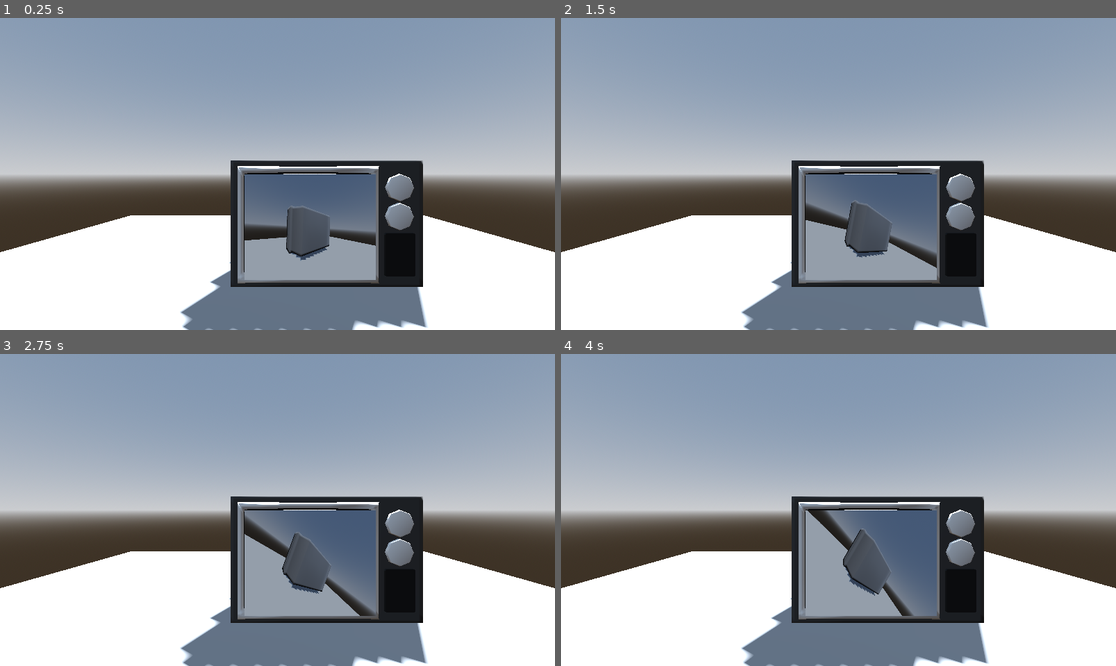
Above: before the commit, frames 1-4 (two rows, left to right).
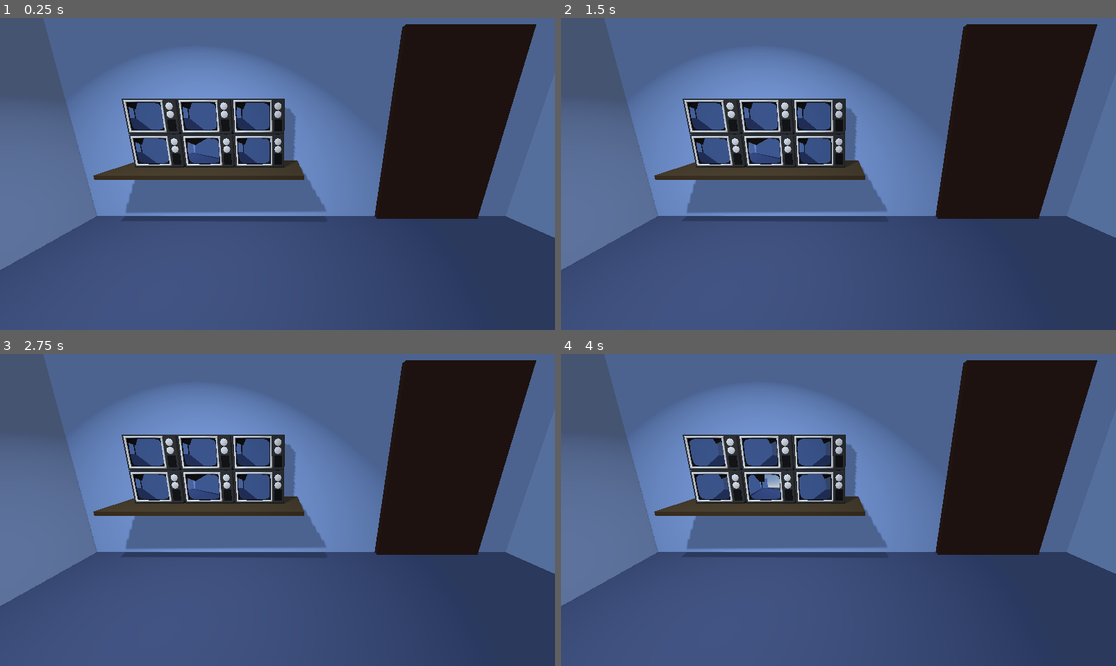
Above: after the commit, the same moments.

Repository: brandtware/halloweenJam2025
Game: Godot game, scene res://watchroom.tscn
The game is run twice, just before and just after one commit, with the same random seed, the same clock (stepped at 60 frames per second) and the same inputs.
Inputs:
- Up to frame 1 (0.25 s): no input
- Up to frame 2 (1.5 s): no input
- Up to frame 3 (2.75 s): no input
- Up to frame 4 (4 s): no input

The runs differ from the first frame. In frame 1, 97% of the frame differs, in the area x 0-100%, y 0-100%; in frame 2, 98%; in frame 3, 98%; in frame 4, 98%.

Commit message:
watchroom

Diff:
--- /dev/null
+++ b/TV_screen.tscn
@@ -0,0 +1,27 @@
+[gd_scene load_steps=3 format=3 uid="uid://bnysj8njskxl2"]
+
+[ext_resource type="Script" uid="uid://0b4y2qo7no1h" path="res://tv_screen.gd" id="1_tu7q1"]
+
+[sub_resource type="PlaneMesh" id="PlaneMesh_4ws4d"]
+
+[node name="TV_Screen" type="MeshInstance3D"]
+transform = Transform3D(0.5069749, 0, 0, 0, -4.371139e-08, -0.40621996, 0, 1, -1.7756438e-08, 0, 0, 0)
+mesh = SubResource("PlaneMesh_4ws4d")
+script = ExtResource("1_tu7q1")
+
+[node name="SubViewport" type="SubViewport" parent="."]
+handle_input_locally = false
+size = Vector2i(1152, 642)
+render_target_update_mode = 4
+
+[node name="CameraView1" type="Camera3D" parent="SubViewport"]
+transform = Transform3D(-0.7741717, 0, 0.63297564, 0, 1, 0, -0.63297564, 0, -0.7741717, 1.653646, 0.680925, -1.463737)
+current = true
+
+[node name="CameraView2" type="Camera3D" parent="SubViewport"]
+transform = Transform3D(-0.71419185, 0, -0.69995004, 0, 1, 0, 0.69995004, 0, -0.71419185, -1.530601, 0.680925, -1.463737)
+
+[node name="DirectionalLight3D2" type="DirectionalLight3D" parent="SubViewport"]
+transform = Transform3D(-0.8660254, -0.43301278, 0.25, 0, 0.49999997, 0.86602545, -0.50000006, 0.75, -0.43301266, 0, 0, 0)
+visible = false
+shadow_enabled = true
--- /dev/null
+++ b/tv.tscn
@@ -0,0 +1,12 @@
+[gd_scene load_steps=3 format=3 uid="uid://doqnwis60r50t"]
+
+[ext_resource type="PackedScene" uid="uid://bhpf0mlon82xe" path="res://old tv_wo_screen.glb" id="1_06tmt"]
+[ext_resource type="PackedScene" uid="uid://bnysj8njskxl2" path="res://TV_screen.tscn" id="2_rlxh4"]
+
+[node name="TV" type="Node3D"]
+
+[node name="old tv_wo_screen" parent="." instance=ExtResource("1_06tmt")]
+transform = Transform3D(0.5, 0, 0, 0, 0.5, 0, 0, 0, 0.5, 0, 0, 0)
+
+[node name="TV_Screen" parent="." instance=ExtResource("2_rlxh4")]
+transform = Transform3D(0.5069749, 0, 0, 0, -4.371139e-08, -0.40621996, 0, 1, -1.7756438e-08, -0.21632051, 0, 0.47006303)
--- /dev/null
+++ b/tv_screen.gd
@@ -0,0 +1,18 @@
+extends MeshInstance3D
+
+var time_passed : float
+
+func _ready():
+	var mat := StandardMaterial3D.new()
+	mat.albedo_texture = $SubViewport.get_texture()
+	set_surface_override_material(0, mat)
+
+func _process(delta: float) -> void:
+	time_passed += delta
+	#print_debug(time_passed)
+	var activeCam: int = time_passed/3
+	if (activeCam % 2 == 1):
+		$SubViewport/CameraView1.make_current()
+	else:
+		$SubViewport/CameraView2.make_current()
+	#$SubViewport/CameraView1.rotation_degrees += Vector3 (0.0, 0.0, 10.0) * delta
--- a/watchroom.gd
+++ b/watchroom.gd
@@ -1,10 +1 @@
 extends Node3D
-
-func _ready():
-	var mat := StandardMaterial3D.new()
-	mat.albedo_texture = $Mesh3D/SubViewport.get_texture()
-	$Mesh3D.set_surface_override_material(0, mat)
-
-
-func _process(delta: float) -> void:
-	$Mesh3D/SubViewport/Camera3D2.rotation_degrees += Vector3 (0.0, 0.0, 10.0) * delta
--- a/watchroom.tscn
+++ b/watchroom.tscn
@@ -1,7 +1,7 @@
-[gd_scene load_steps=7 format=3 uid="uid://i6inlj4yhv7o"]
+[gd_scene load_steps=10 format=3 uid="uid://i6inlj4yhv7o"]
 
 [ext_resource type="Script" uid="uid://o2eh7grb4kte" path="res://watchroom.gd" id="1_1hxqw"]
-[ext_resource type="PackedScene" uid="uid://eodivk6dpf32" path="res://old tv.glb" id="1_6duup"]
+[ext_resource type="PackedScene" uid="uid://doqnwis60r50t" path="res://tv.tscn" id="2_1hxqw"]
 
 [sub_resource type="ProceduralSkyMaterial" id="ProceduralSkyMaterial_1hxqw"]
 sky_horizon_color = Color(0.66224277, 0.6717428, 0.6867428, 1)
@@ -15,7 +15,17 @@
 sky = SubResource("Sky_4ws4d")
 tonemap_mode = 2
 
-[sub_resource type="PlaneMesh" id="PlaneMesh_4ws4d"]
+[sub_resource type="StandardMaterial3D" id="StandardMaterial3D_1hxqw"]
+albedo_color = Color(0.281015, 0.21642557, 0.123957984, 1)
+
+[sub_resource type="StandardMaterial3D" id="StandardMaterial3D_4ws4d"]
+albedo_color = Color(0.54507536, 0.64435774, 0.8285864, 1)
+
+[sub_resource type="StandardMaterial3D" id="StandardMaterial3D_m20eu"]
+albedo_color = Color(0.22223902, 0.11137361, 0.044436052, 1)
+
+[sub_resource type="StandardMaterial3D" id="StandardMaterial3D_qqrra"]
+albedo_color = Color(0.27047417, 0.30305916, 0.4064536, 1)
 
 [node name="Watchroom" type="Node3D"]
 script = ExtResource("1_1hxqw")
@@ -23,35 +33,72 @@
 [node name="WorldEnvironment" type="WorldEnvironment" parent="."]
 environment = SubResource("Environment_m20eu")
 
-[node name="DirectionalLight3D" type="DirectionalLight3D" parent="."]
-transform = Transform3D(-0.8660254, -0.43301278, 0.25, 0, 0.49999997, 0.86602545, -0.50000006, 0.75, -0.43301266, 0, 0, 0)
-shadow_enabled = true
+[node name="Tisch" type="CSGBox3D" parent="."]
+transform = Transform3D(6.7200003, 0, 0, 0, 0.11999996, 0, 0, 0, 5.04, 0.38882813, 2.3224974, -1.1124821)
+size = Vector3(0.88427734, 1, 1)
+material = SubResource("StandardMaterial3D_1hxqw")
 
-[node name="CSGBox3D" type="CSGBox3D" parent="."]
-transform = Transform3D(6.7200003, 0, 0, 0, 0.11999996, 0, 0, 0, 5.04, 0, 0, 0)
+[node name="Waende" type="Node3D" parent="."]
 
-[node name="old tv3" parent="." instance=ExtResource("1_6duup")]
-transform = Transform3D(0.5, 0, 0, 0, 0.5, 0, 0, 0, 0.5, 0.44420493, 0.60060334, -0.034903288)
+[node name="RechteWand" type="CSGBox3D" parent="Waende"]
+transform = Transform3D(-2.3168275e-07, 0.08710243, -6.611932e-07, 0, -3.807368e-09, -15.126337, -5.3002834, -3.807368e-09, 2.8901672e-14, 11.965126, 0, -0.6553111)
+size = Vector3(2.425293, 1, 1)
+material = SubResource("StandardMaterial3D_4ws4d")
 
-[node name="Mesh3D" type="MeshInstance3D" parent="."]
-transform = Transform3D(0.5069749, 0, 0, 0, -4.371139e-08, -0.40621996, 0, 1, -1.7756438e-08, 0.25155836, 0.59959495, 0.57556474)
-mesh = SubResource("PlaneMesh_4ws4d")
+[node name="Rueckwand" type="CSGBox3D" parent="Waende"]
+transform = Transform3D(7.967283, 0, 0, 0, -5.245366e-09, -15.126339, 0, 0.119999975, -6.611933e-07, 2.9406676, 0, -0.6553111)
+size = Vector3(2.425293, 1, 1)
+material = SubResource("StandardMaterial3D_4ws4d")
 
-[node name="SubViewport" type="SubViewport" parent="Mesh3D"]
-handle_input_locally = false
-size = Vector2i(1152, 642)
-render_target_update_mode = 4
+[node name="Tuer" type="CSGBox3D" parent="Waende"]
+transform = Transform3D(1.6462883, 0, 0, 0, -2.444093e-08, -15.126432, 0, 0.5591408, -6.6120083e-07, 8.571738, 0.70156395, -0.65531164)
+size = Vector3(2.425293, 1, 0.79345703)
+material = SubResource("StandardMaterial3D_m20eu")
 
-[node name="Camera3D2" type="Camera3D" parent="Mesh3D/SubViewport"]
-transform = Transform3D(-0.7741717, 0, 0.63297564, 0, 1, 0, -0.63297564, 0, -0.7741717, 1.653646, 0.680925, -1.463737)
+[node name="LinkeWand" type="CSGBox3D" parent="Waende"]
+transform = Transform3D(-2.3168275e-07, 0.08710243, -6.611932e-07, 0, -3.807368e-09, -15.126337, -5.3002834, -3.807368e-09, 2.8901672e-14, -4.7959666, 0, -0.6553111)
+size = Vector3(2.425293, 1, 1)
+material = SubResource("StandardMaterial3D_4ws4d")
 
-[node name="DirectionalLight3D2" type="DirectionalLight3D" parent="Mesh3D/SubViewport"]
-transform = Transform3D(-0.8660254, -0.43301278, 0.25, 0, 0.49999997, 0.86602545, -0.50000006, 0.75, -0.43301266, 0, 0, 0)
-shadow_enabled = true
-
-[node name="CSGPolygon3D" type="CSGPolygon3D" parent="Mesh3D/SubViewport"]
-transform = Transform3D(1, 0, 0, 0, 1, 0, 0, 0, 1, -1.4275666, 0.30847007, 0.74449766)
-visible = false
+[node name="Boden" type="CSGBox3D" parent="Waende"]
+transform = Transform3D(7.889576, 0, 0, 0, 0.11999996, 0, 0, 0, 15.126337, 3.426169, 0, 0)
+size = Vector3(2.425293, 1, 1)
+material = SubResource("StandardMaterial3D_qqrra")
 
 [node name="Camera3D" type="Camera3D" parent="."]
-transform = Transform3D(1, 0, 0, 0, 1, 0, 0, 0, 1, 0, 1.0074849, 2.1384606)
+transform = Transform3D(1, 0, 0, 0, 0.96090007, 0.2768954, 0, -0.2768954, 0.96090007, 2.611857, 4.010255, 6.8982797)
+
+[node name="TV_Level1" parent="." instance=ExtResource("2_1hxqw")]
+transform = Transform3D(1, 0, 0, 0, 1, 0, 0, 0, 1, 2.074644, 2.919125, 0.0059137344)
+
+[node name="TV_Level2" parent="." instance=ExtResource("2_1hxqw")]
+transform = Transform3D(1, 0, 0, 0, 1, 0, 0, 0, 1, 0.4589926, 2.919125, 0)
+
+[node name="CameraView1" parent="TV_Level2/TV_Screen/SubViewport" index="0"]
+transform = Transform3D(-0.022076666, 0, -0.9997562, 0, 1, 0, 0.9997562, 0, -0.022076666, -1.7464283, 0.680925, 1.0623577)
+
+[node name="CameraView2" parent="TV_Level2/TV_Screen/SubViewport" index="1"]
+transform = Transform3D(0.8446272, 0, 0.535355, 0, 1, 0, -0.535355, 0, 0.8446272, 2.0640268, 0.680925, 1.6690974)
+
+[node name="TV_Level3" parent="." instance=ExtResource("2_1hxqw")]
+transform = Transform3D(1, 0, 0, 0, 1, 0, 0, 0, 1, -1.1716653, 2.919125, 0)
+
+[node name="TV_Level4" parent="." instance=ExtResource("2_1hxqw")]
+transform = Transform3D(1, 0, 0, 0, 1, 0, 0, 0, 1, 2.074644, 3.975881, 0.0059137344)
+
+[node name="TV_Level5" parent="." instance=ExtResource("2_1hxqw")]
+transform = Transform3D(1, 0, 0, 0, 1, 0, 0, 0, 1, 0.4589926, 3.975881, 0)
+
+[node name="TV_Level6" parent="." instance=ExtResource("2_1hxqw")]
+transform = Transform3D(1, 0, 0, 0, 1, 0, 0, 0, 1, -1.1716653, 3.975881, 0)
+
+[node name="SpotLight3D" type="SpotLight3D" parent="."]
+transform = Transform3D(1, 0, 0, 0, 0.49999997, 0.86602545, 0, -0.86602545, 0.49999997, 0, 8, 6)
+shadow_enabled = true
+spot_range = 20.0
+
+[editable path="TV_Level2"]
+[editable path="TV_Level2/TV_Screen"]
+[editable path="TV_Level3"]
+[editable path="TV_Level5"]
+[editable path="TV_Level6"]
Binary file added: old tv_wo_screen.glb
Not shown, added: old tv_wo_screen.glb.import
Binary file added: old tv_wo_screen_tv texture.png
Not shown, added: old tv_wo_screen_tv texture.png.import
Not shown, added: tv_screen.gd.uid
Not shown, changed: .gitignore
